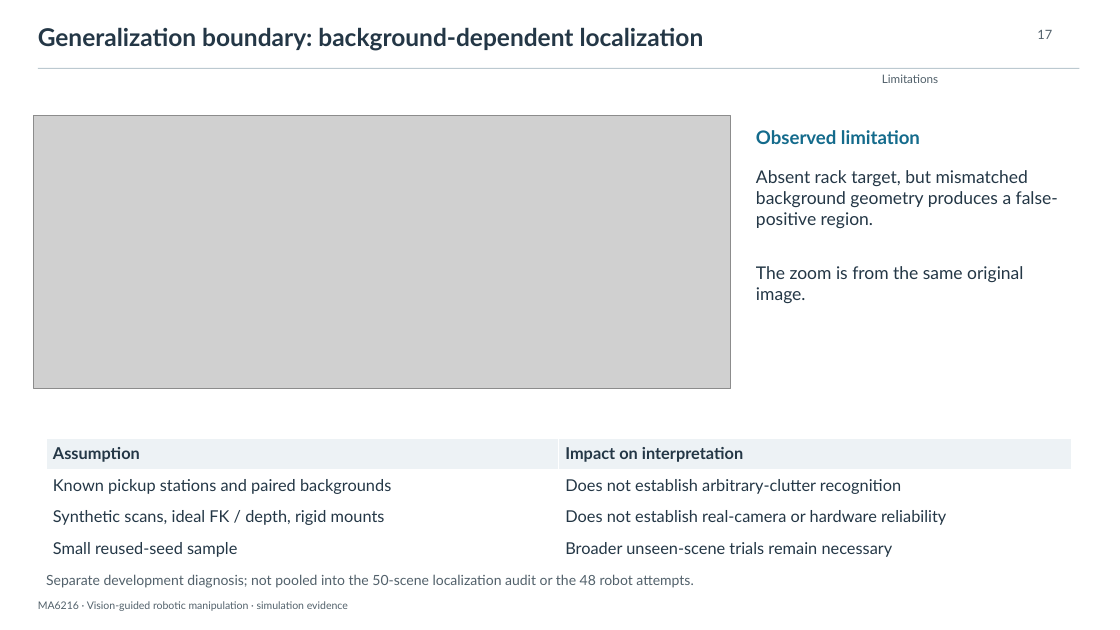
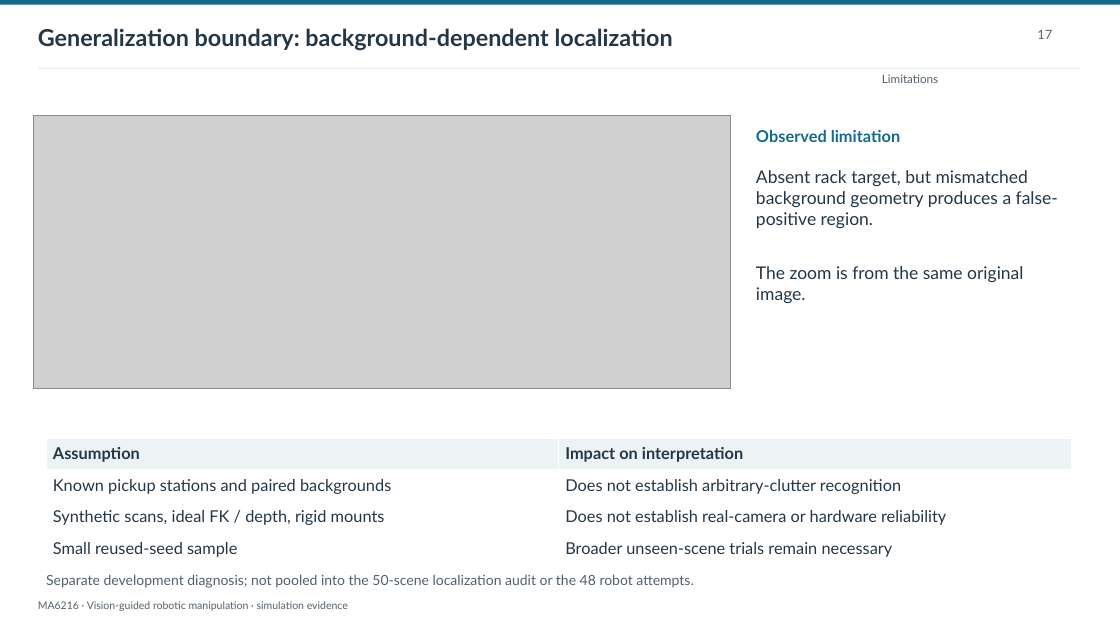
Before and after one commit to LewisLYU-HW/ma6216-ur5e-vision-pick-place, a slide deck: slide 17 of docs/presentation/vision_guided_manipulation.pptx. Drawn at 1120x630 pixels with LibreOffice and Linux fonts; fonts in the diff are those of the drawing; grey boxes stand for pictures. Boxes give left, top, right and bottom in pixels: in the first picture for what was removed or moved away, otherwise in the second. Text is boxed around its words. In the diff, an @@ line names an element or a change of style, - is before the commit and + after.

```diff
--- a/docs/presentation/vision_guided_manipulation.pptx
+++ b/docs/presentation/vision_guided_manipulation.pptx
@@ rectangle added at [0,0,1120,5], fill #146B8C @@
@@ text "Generalization boundary: background-dependent localization" at [38,28,673,51]: size 21 to 20 pt @@
@@ rectangle at [38,68,1080,69]: fill #BCC9D0 to #DBE3E7 @@
@@ text "Observed limitation" at [756,130,900,142]: size 16 to 14 pt @@
```
Also in this commit, not shown: 18 other slides changed, 10 other files.
